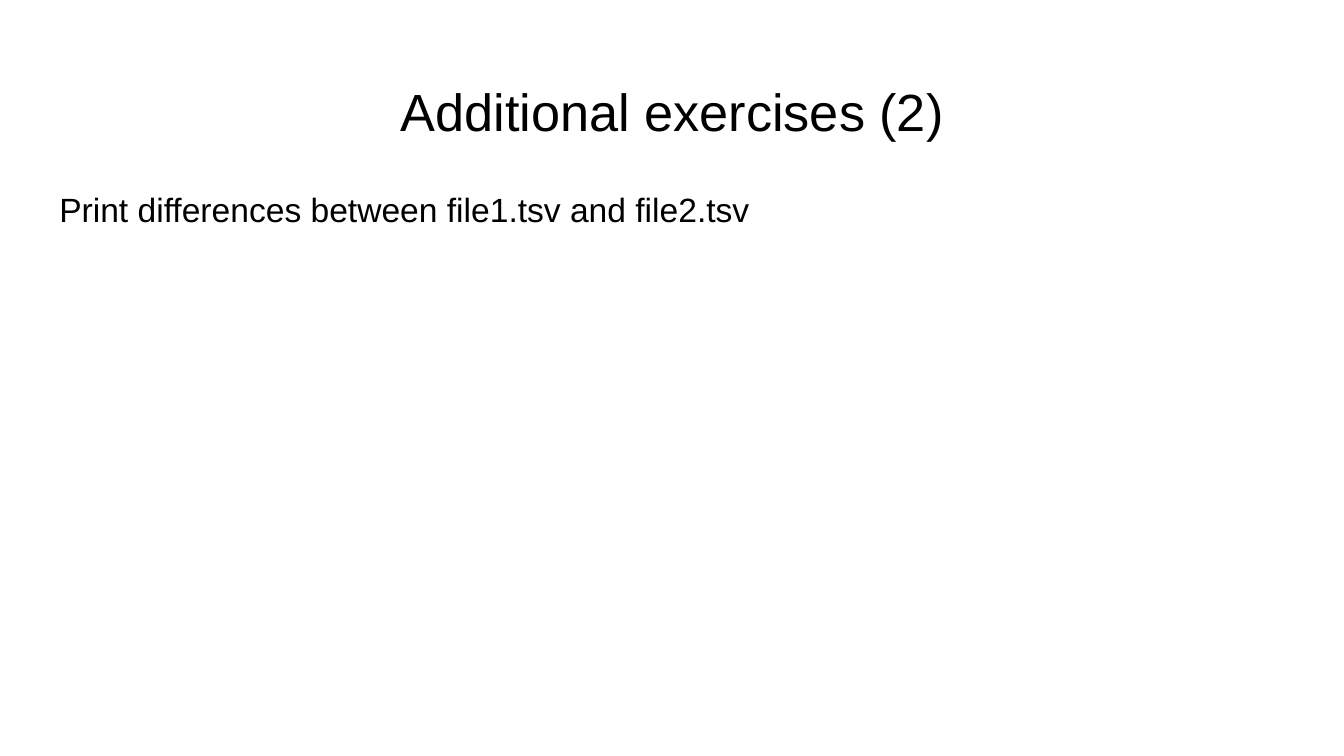
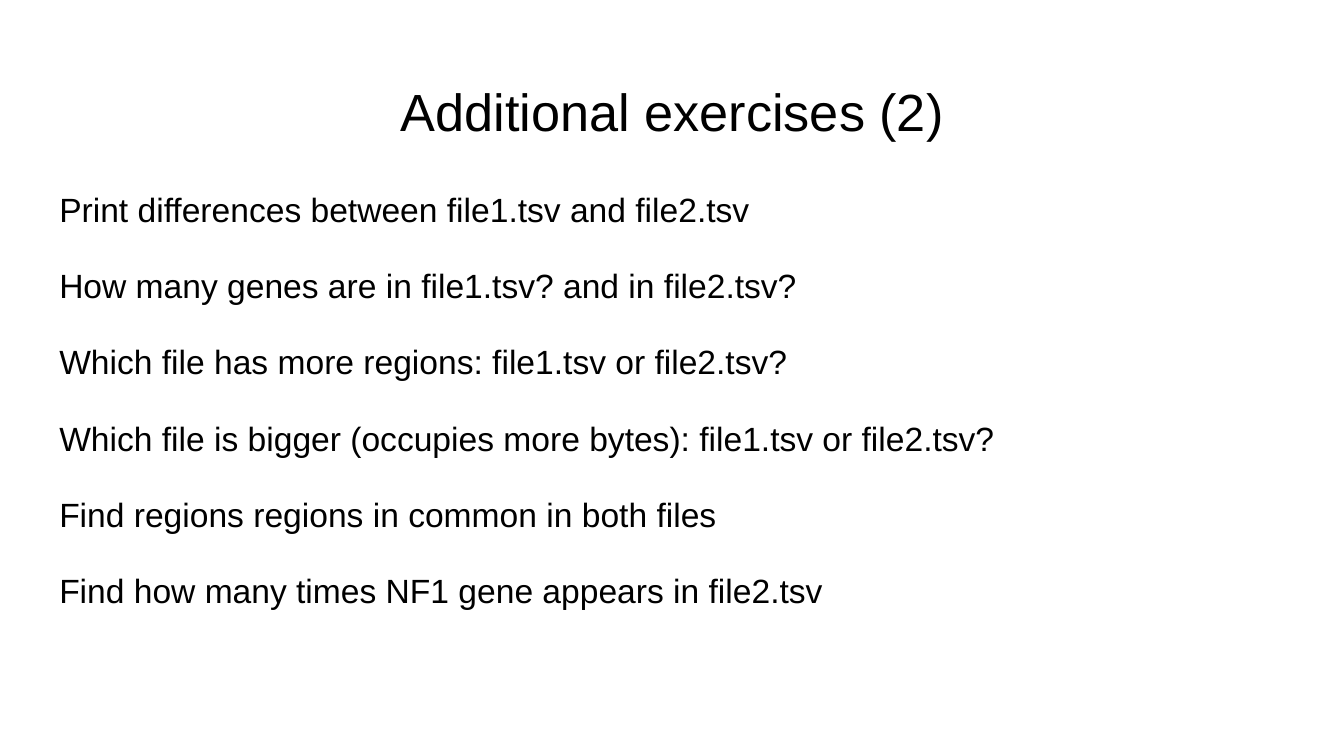
Before and after one commit to FusterTormo/BioinfoWorkshop, a slide deck: slide 55 of Introduction to Linux.pptx. Drawn at 1344x756 pixels with LibreOffice and Linux fonts; fonts in the diff are those of the drawing. Boxes give left, top, right and bottom in pixels: in the first picture for what was removed or moved away, otherwise in the second. Text is boxed around its words. In the diff, an @@ line names an element or a change of style, - is before the commit and + after.

Commit message:
Added more additional exercises to presentation

```diff
--- a/Introduction to Linux.pptx
+++ b/Introduction to Linux.pptx
@@ text at (x1=59, y1=273, x2=995, y2=609): paragraphs added @@
+How many genes are in file1.tsv? and in file2.tsv?
+Which file has more regions: file1.tsv or file2.tsv?
+Which file is bigger (occupies more bytes): file1.tsv or file2.tsv?
+Find regions regions in common in both files
+Find how many times NF1 gene appears in file2.tsv
```
Also in this commit, not shown: 2 other slides changed, 1 slide added, 2 slides removed, 3 other files.
